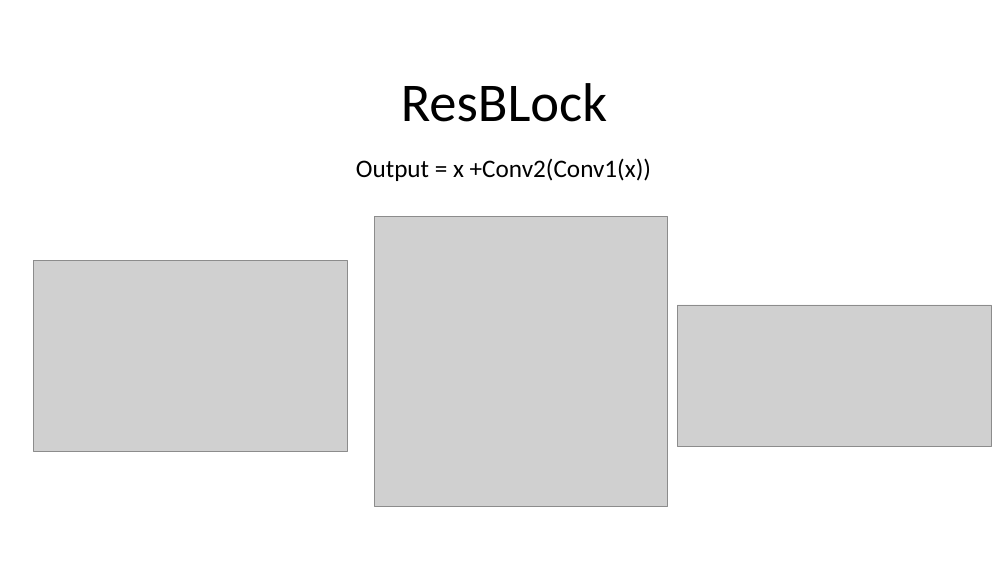
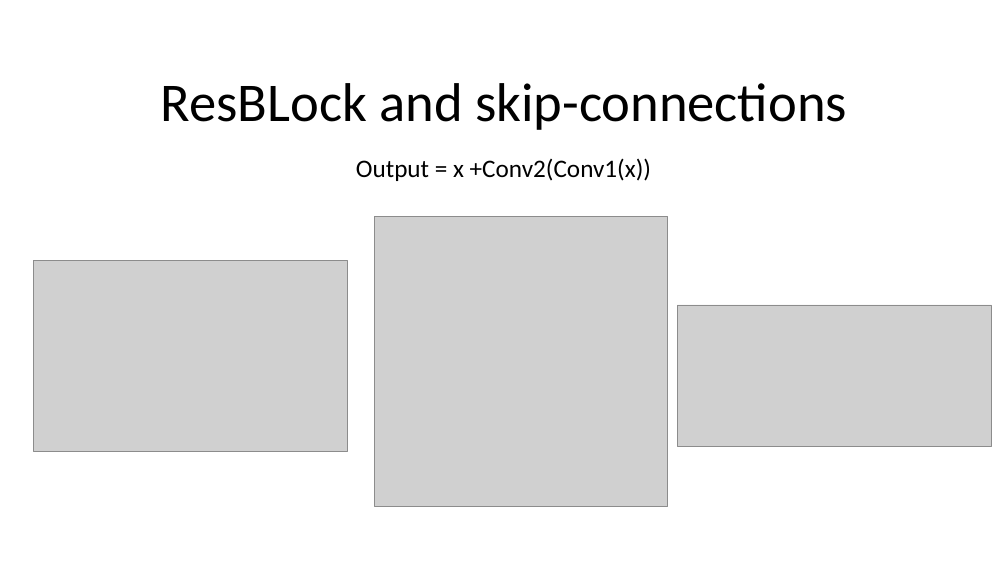
Before and after one commit to Tomlevron/Digital-image-processing, a slide deck: slide 12 of Slideshow/Scale-recurrent network for deblurring.pptx (slide 16 before the commit). Drawn at 1008x567 pixels with LibreOffice and Linux fonts; fonts in the diff are those of the drawing; grey boxes stand for pictures. Boxes give left, top, right and bottom in pixels: in the first picture for what was removed or moved away, otherwise in the second. Text is boxed around its words. In the diff, an @@ line names an element or a change of style, - is before the commit and + after.

```diff
--- a/Slideshow/Scale-recurrent network for deblurring.pptx
+++ b/Slideshow/Scale-recurrent network for deblurring.pptx
@@ title at (161,83,847,130): text changed @@
-ResBLock
+ResBLock and skip-connections
```
Also in this commit, not shown: 1 other slide changed.
